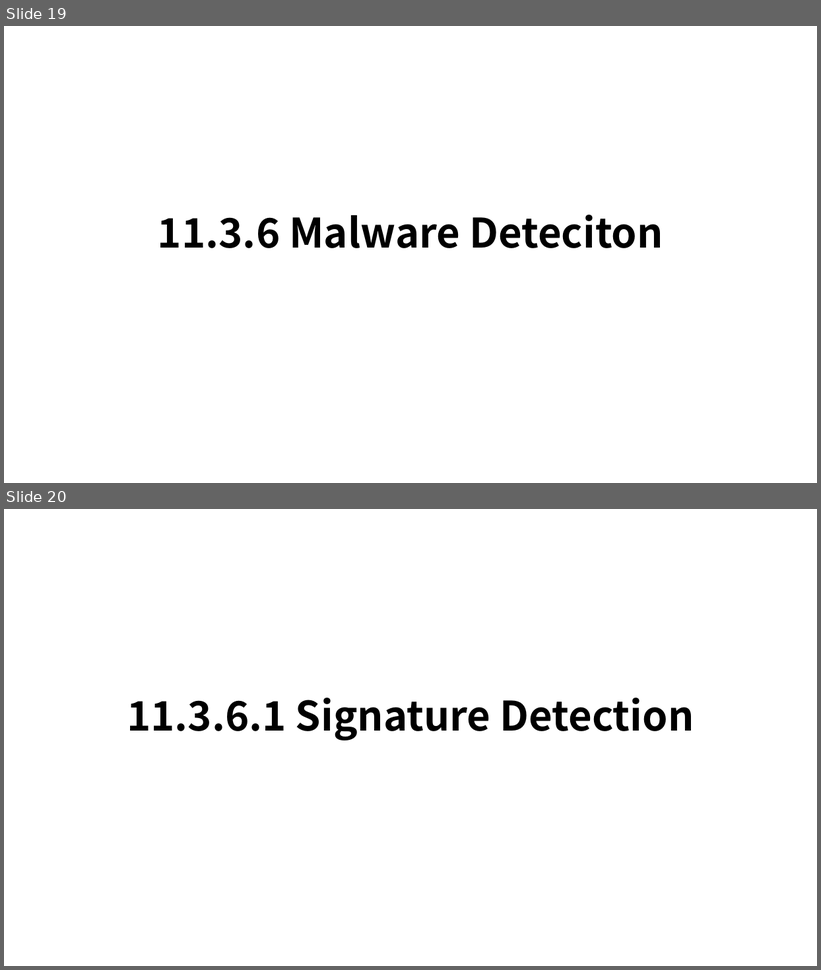
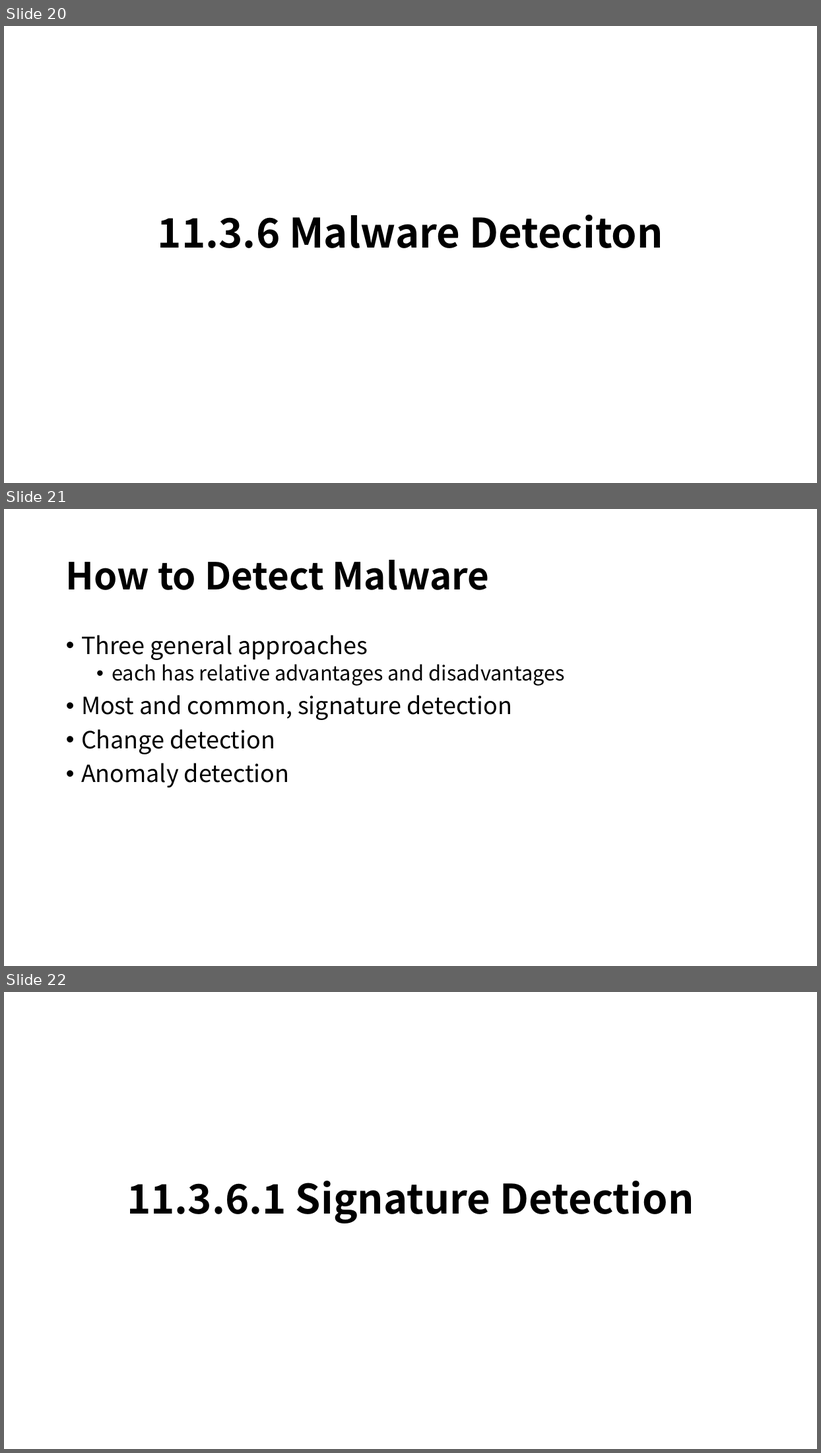
Before and after one commit to b1011dong/InformationSecutiryStudy, a slide deck: HW4/Malware.pptx. Shown one above the other, each under a label of ours: slides 19 and 20 before the commit, slides 20, 21 and 22 after it. The pictures are 821x970 and 821x1453 pixels, drawn with LibreOffice and Linux fonts; fonts in the diff are those of the drawing. Boxes give left, top, right and bottom in pixels: in the first picture for what was removed or moved away, otherwise in the second. Text is boxed around its words. In the diff, an @@ line names an element or a change of style, - is before the commit and + after.

```diff
--- a/HW4/Malware.pptx
+++ b/HW4/Malware.pptx
@@ slide 21 added at [4,509,817,966], background #FFFFFF @@
@@ title added at [66,560,490,590], 44 pt, text #000000, bold @@
+How to Detect Malware
@@ text added at [81,635,566,788], 28 pt, text #000000 @@
+• Three general approaches
+  • each has relative advantages and disadvantages
+• Most and common, signature detection
+• Change detection
+• Anomaly detection
@@ what was slide 19 is now slide 20 @@
@@ what was slide 20 is now slide 22 @@
```
Also in this commit, not shown: 1 slide changed, 10 other slides added.
